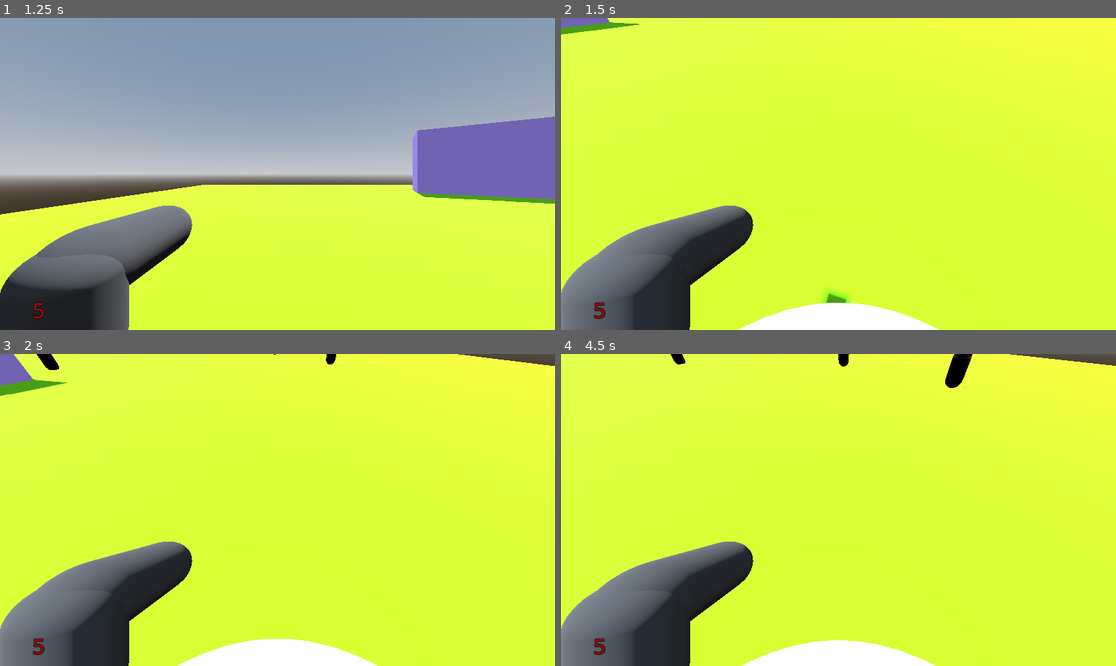
Above: before the commit, frames 1-4 (two rows, left to right).
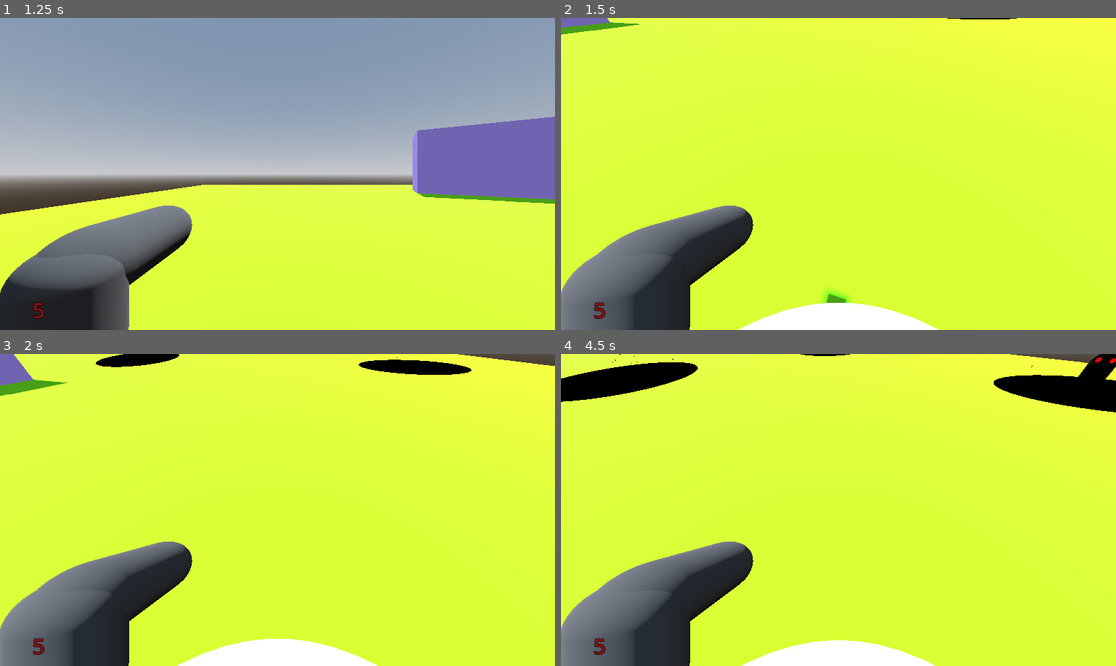
Above: after the commit, the same moments.

Repository: covmoore/potions_and_arsenals
Game: Godot game, scene res://scenes/MainMenu.tscn
The game is run twice, just before and just after one commit, with the same random seed, the same clock (stepped at 60 frames per second) and the same inputs.
Inputs (mouse positions are in pixels of both pictures, inside the frame that each line leads up to):
- Up to frame 1 (1.25 s): click "Play" at 0.5 s
- Up to frame 2 (1.5 s): tap Enter at 1.25 s; move the mouse to (866, 174) at 1.27 s; hold W (move_forward) from 1.28 s (still down); click (866, 174) at 1.35 s
- Up to frame 3 (2 s): keep holding W (move_forward); tap Space (jump) at 1.52 s
- Up to frame 4 (4.5 s): keep holding W (move_forward); move the mouse to (810, 510) at 2.02 s; click (810, 510) at 2.1 s; tap Space (jump) at 2.27, 3.77 s; move the mouse to (849, 503) at 2.77 s; click (849, 503) at 2.85 s; move the mouse to (832, 516) at 3.52 s; click (832, 516) at 3.6 s; move the mouse to (877, 513) at 4.27 s; click (877, 513) at 4.35 s

Frame 1 is identical in both runs. In frame 2, less than 0.1% of the frame differs, in the area x 69-83%, y 0-1%; in frame 3, 1.4%; in frame 4, 4.5%, in the area x 0-100%, y 0-19%.

Commit message:
enemies now spawn over time in spawn areas

Diff:
--- a/UI/PlayerUI.gd
+++ b/UI/PlayerUI.gd
@@ -9,5 +9,5 @@
 func _on_player_player_died():
 	game_over_text.visible = true
 
-func _on_player_player_hit(dmg):
-	health_text.text = "%1d" % dmg
+func _on_player_player_hit(health):
+	health_text.text = "%1d" % health
--- a/model_scenes/enemy.gd
+++ b/model_scenes/enemy.gd
@@ -7,11 +7,9 @@
 const HIT_SPEED = 2000
 
 var player = null
-@export var player_path : NodePath
 
 @onready var nav_agent = $NavigationAgent3D
 @onready var collider = $CollisionShape3D
-
 
 func _ready():
 	pass
@@ -25,6 +23,7 @@
 		velocity = (next_nav_point - global_transform.origin).normalized() * SPEED
 		move_and_slide()
 		if _target_in_range():
+			print("IS IN RANGE")
 			var current_time = Time.get_ticks_msec()
 			if abs(current_time - last_attacked) > HIT_SPEED:
 				player.hit(1)
@@ -39,6 +38,5 @@
 		queue_free()
 
 
-func _on_world_player_created():
-	print("PLAYER CREATED")
+func _on_world_player_created(player_path):
 	player = get_node(player_path)
--- /dev/null
+++ b/model_scenes/enemy_spawn_area.gd
@@ -0,0 +1,11 @@
+extends Node3D
+
+
+# Called when the node enters the scene tree for the first time.
+func _ready():
+	pass # Replace with function body.
+
+
+# Called every frame. 'delta' is the elapsed time since the previous frame.
+func _process(delta):
+	pass
--- /dev/null
+++ b/model_scenes/enemy_spawn_area.tscn
@@ -0,0 +1,51 @@
+[gd_scene load_steps=7 format=3 uid="uid://5wpla3btmto1"]
+
+[ext_resource type="Script" path="res://model_scenes/enemy_spawn_area.gd" id="1_m4tp5"]
+
+[sub_resource type="StandardMaterial3D" id="StandardMaterial3D_st62p"]
+shading_mode = 0
+albedo_color = Color(0, 0, 0, 1)
+grow = true
+
+[sub_resource type="SphereMesh" id="SphereMesh_cf5k2"]
+material = SubResource("StandardMaterial3D_st62p")
+radius = 1.0
+height = 0.08
+
+[sub_resource type="ParticleProcessMaterial" id="ParticleProcessMaterial_ur5a0"]
+emission_shape_scale = Vector3(2, 0, 2)
+emission_shape = 1
+emission_sphere_radius = 1.0
+angular_velocity_max = 1.0
+gravity = Vector3(0, 2, 0)
+damping_max = 1.0
+
+[sub_resource type="StandardMaterial3D" id="StandardMaterial3D_h1gof"]
+albedo_color = Color(0.0810501, 0.000112151, 0.183316, 1)
+metallic = 1.0
+metallic_specular = 1.0
+roughness = 0.75
+emission = Color(0.115553, 0.000137985, 0.199358, 1)
+emission_energy_multiplier = 3.1
+emission_operator = 1
+clearcoat_enabled = true
+clearcoat_roughness = 0.0
+
+[sub_resource type="SphereMesh" id="SphereMesh_pgp5e"]
+material = SubResource("StandardMaterial3D_h1gof")
+radius = 0.03
+height = 0.06
+
+[node name="EnemySpawnArea" type="Node3D"]
+script = ExtResource("1_m4tp5")
+
+[node name="MeshInstance3D" type="MeshInstance3D" parent="."]
+mesh = SubResource("SphereMesh_cf5k2")
+
+[node name="GPUParticles3D" type="GPUParticles3D" parent="."]
+transform = Transform3D(0.5, 0, 0, 0, 0.5, 0, 0, 0, 0.5, 0, 0, 0)
+amount = 18
+lifetime = 1.5
+visibility_aabb = AABB(-1.98014, -4, -2.01729, 3.96028, 8, 4.03459)
+process_material = SubResource("ParticleProcessMaterial_ur5a0")
+draw_pass_1 = SubResource("SphereMesh_pgp5e")
--- a/model_scenes/player.tscn
+++ b/model_scenes/player.tscn
@@ -35,6 +35,7 @@
 
 [node name="Camera3D" type="Camera3D" parent="Head"]
 transform = Transform3D(1, 0, 0, 0, 1, 0, 0, 0, 1, 0, -0.541225, -0.399508)
+cull_mask = 1032191
 fov = 80.0
 
 [node name="TemHandGun" parent="Head/Camera3D" instance=ExtResource("2_nlt3j")]
--- a/model_scenes/temp_enemy.tscn
+++ b/model_scenes/temp_enemy.tscn
@@ -38,21 +38,23 @@
 [sub_resource type="CapsuleShape3D" id="CapsuleShape3D_atysc"]
 
 [node name="TempEnemy" type="CharacterBody3D" groups=["enemy"]]
+transform = Transform3D(1, 0, 0, 0, 1, 0, 0, 0, 1, 0, 1, 0)
 script = ExtResource("1_v4k3s")
 
 [node name="MeshInstance3D" type="MeshInstance3D" parent="."]
-transform = Transform3D(-1, 0, -8.74228e-08, 0, 1, 0, 8.74228e-08, 0, -1, -0.0101033, 0, 0.513435)
+transform = Transform3D(-1, 0, -8.74228e-08, 0, 1, 0, 8.74228e-08, 0, -1, 0, 0, 0)
 mesh = SubResource("CapsuleMesh_g28yy")
 
 [node name="MeshInstance3D2" type="MeshInstance3D" parent="."]
-transform = Transform3D(-1, 0, -8.74228e-08, 0, 1, 0, 8.74228e-08, 0, -1, -0.227574, 0.674713, 0.128359)
+transform = Transform3D(-1, 0, -8.74228e-08, 0, 1, 0, 8.74228e-08, 0, -1, -0.228, 0.675, -0.369706)
 mesh = SubResource("SphereMesh_a2tyq")
 
 [node name="MeshInstance3D3" type="MeshInstance3D" parent="."]
-transform = Transform3D(-1, 0, -8.74228e-08, 0, 1, 0, 8.74228e-08, 0, -1, 0.222523, 0.674713, 0.128359)
+transform = Transform3D(-1, 0, -8.74228e-08, 0, 1, 0, 8.74228e-08, 0, -1, 0.222523, 0.674713, -0.381503)
 mesh = SubResource("SphereMesh_a2tyq")
 
 [node name="CollisionShape3D" type="CollisionShape3D" parent="."]
+transform = Transform3D(1, 0, 0, 0, 1, 0, 0, 0, 1, -0.008, 0, 0)
 shape = SubResource("CapsuleShape3D_atysc")
 
 [node name="NavigationAgent3D" type="NavigationAgent3D" parent="."]
--- a/scenes/Level1.tscn
+++ b/scenes/Level1.tscn
@@ -1,8 +1,8 @@
 [gd_scene load_steps=16 format=3 uid="uid://buyhvh6k31qu7"]
 
 [ext_resource type="Script" path="res://scenes/world.gd" id="1_aaeb4"]
-[ext_resource type="PackedScene" uid="uid://driaaxhm5pppt" path="res://model_scenes/temp_enemy.tscn" id="1_cs7gb"]
 [ext_resource type="PackedScene" uid="uid://cty3y68hwt6jn" path="res://model_scenes/player_spawn_point.tscn" id="2_c2mix"]
+[ext_resource type="PackedScene" uid="uid://5wpla3btmto1" path="res://model_scenes/enemy_spawn_area.tscn" id="5_1qsfv"]
 [ext_resource type="Script" path="res://UI/PlayerUI.gd" id="5_6kfod"]
 
 [sub_resource type="ProceduralSkyMaterial" id="ProceduralSkyMaterial_f6la6"]
@@ -84,18 +84,6 @@
 use_collision = true
 material = SubResource("StandardMaterial3D_6mppw")
 
-[node name="TempEnemy" parent="." instance=ExtResource("1_cs7gb")]
-transform = Transform3D(-0.974668, 0, -0.223658, 0, 1, 0, 0.223658, 0, -0.974668, 0, 1.10625, 13.1442)
-
-[node name="TempEnemy2" parent="." instance=ExtResource("1_cs7gb")]
-transform = Transform3D(-0.391695, 0, -0.920095, 0, 1, 0, 0.920095, 0, -0.391695, 11.0141, 1.10625, 9.16435)
-
-[node name="TempEnemy3" parent="." instance=ExtResource("1_cs7gb")]
-transform = Transform3D(0.520399, 0, -0.853924, 0, 1, 0, 0.853924, 0, 0.520399, 18.1917, 0.942921, -7.18677)
-
-[node name="TempEnemy4" parent="." instance=ExtResource("1_cs7gb")]
-transform = Transform3D(0.921335, 0, -0.38877, 0, 1, 0, 0.38877, 0, 0.921335, 3.71624, 0.942921, -15.3612)
-
 [node name="PlayerUI" type="Control" parent="."]
 layout_mode = 3
 anchors_preset = 0
@@ -138,4 +126,13 @@
 horizontal_alignment = 1
 vertical_alignment = 1
 
-[connection signal="player_created" from="." to="TempEnemy" method="_on_world_player_created"]
+[node name="enemy_spawn_areas" type="Node3D" parent="."]
+
+[node name="EnemySpawnArea" parent="enemy_spawn_areas" instance=ExtResource("5_1qsfv")]
+transform = Transform3D(4.85252, 0, 0, 0, 2.1, 0, 0, 0, 5.59192, -3.08046, 0.0880904, 20.5988)
+
+[node name="EnemySpawnArea2" parent="enemy_spawn_areas" instance=ExtResource("5_1qsfv")]
+transform = Transform3D(7.99568, 0, 0, 0, 2.1, 0, 0, 0, 4.59062, 11.5965, 0.0880904, -8.95196)
+
+[node name="EnemySpawnArea3" parent="enemy_spawn_areas" instance=ExtResource("5_1qsfv")]
+transform = Transform3D(-1.85856, 0, -3.542, 0, 2.1, 0, 3.542, 0, -1.85856, 23.8161, 0.0880904, 10.7286)
--- a/scenes/world.gd
+++ b/scenes/world.gd
@@ -1,18 +1,45 @@
 extends Node3D
 
 @onready var player_spawn_point = $PlayerSpawnPoint
+@onready var enemy_spawn_areas = $enemy_spawn_areas
 
 var player = load("res://model_scenes/player.tscn")
+var player_instance = null
+var enemy = load("res://model_scenes/temp_enemy.tscn")
+var rng = null
+var spawn_areas = null
+var timer = 0.0
+
 signal player_created
 # Called when the node enters the scene tree for the first time.
 func _ready():
-	var player_instance = player.instantiate()
+	player_spawn_point.visible = false
+	player_instance = player.instantiate()
 	player_instance.position = player_spawn_point.global_position
 	player_instance.basis = player_spawn_point.global_transform.basis
 	add_child(player_instance)
-	emit_signal("player_created")
+	emit_signal("player_created", player_instance.get_path())
+	spawn_areas = enemy_spawn_areas.get_children()
+	rng = RandomNumberGenerator.new()
 
 
 # Called every frame. 'delta' is the elapsed time since the previous frame.
 func _process(delta):
-	pass
+	if player_instance != null && rng != null && spawn_areas != null:
+		var randNum = rng.randi_range(0, enemy_spawn_areas.get_child_count()-1)
+		var spawn = spawn_areas[randNum]
+		timer += delta
+		if timer >= 2.0:
+			timer = 0.0
+			var enemy_instance = enemy.instantiate()
+			var halfHeightX = ((spawn.scale.x) * sqrt(2)) / 4
+			var halfHeightZ = ((spawn.scale.z) * sqrt(2)) / 4
+			enemy_instance.position = Vector3(
+				rng.randi_range(spawn.global_position.x - halfHeightX, spawn.global_position.x + halfHeightX),
+				spawn.global_position.y + (enemy_instance.scale.y / 2),
+				rng.randi_range(spawn.global_position.z - halfHeightZ, spawn.global_position.z + halfHeightZ)
+			)
+			enemy_instance.basis = player_instance.transform.basis
+			enemy_instance.player = player_instance
+			add_child(enemy_instance)
+		#enemy.postion = Vector3(spawn.get_child_node($MeshInstance3D).shape.radius)
